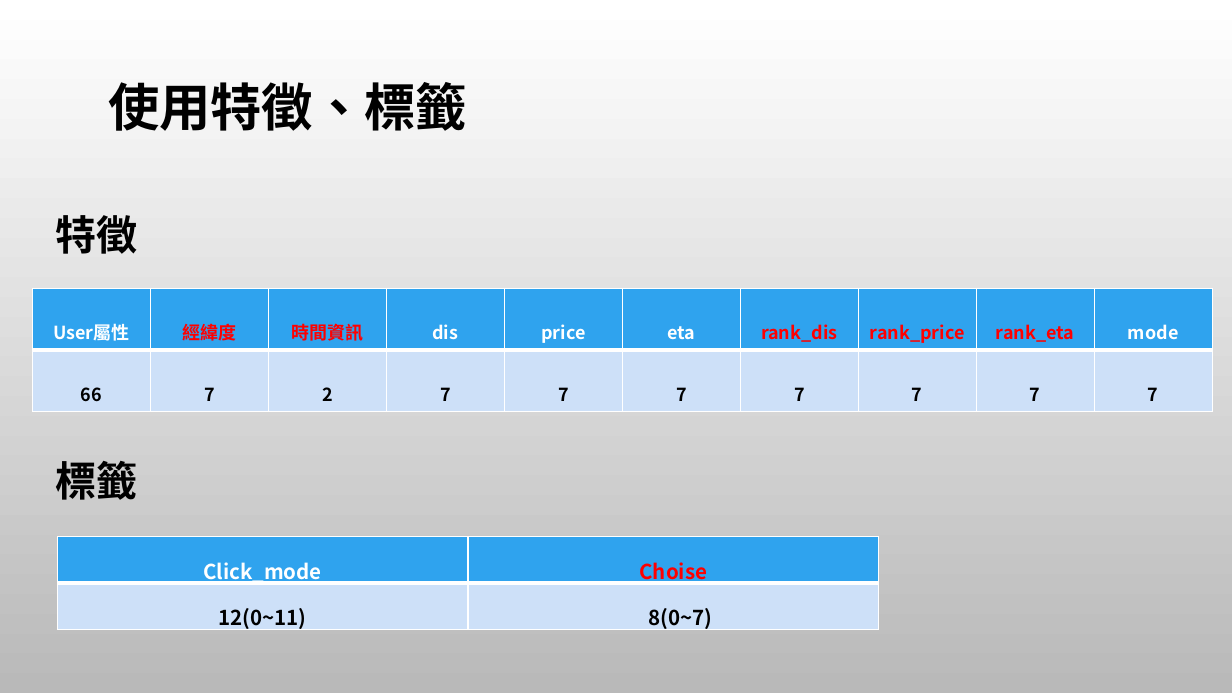
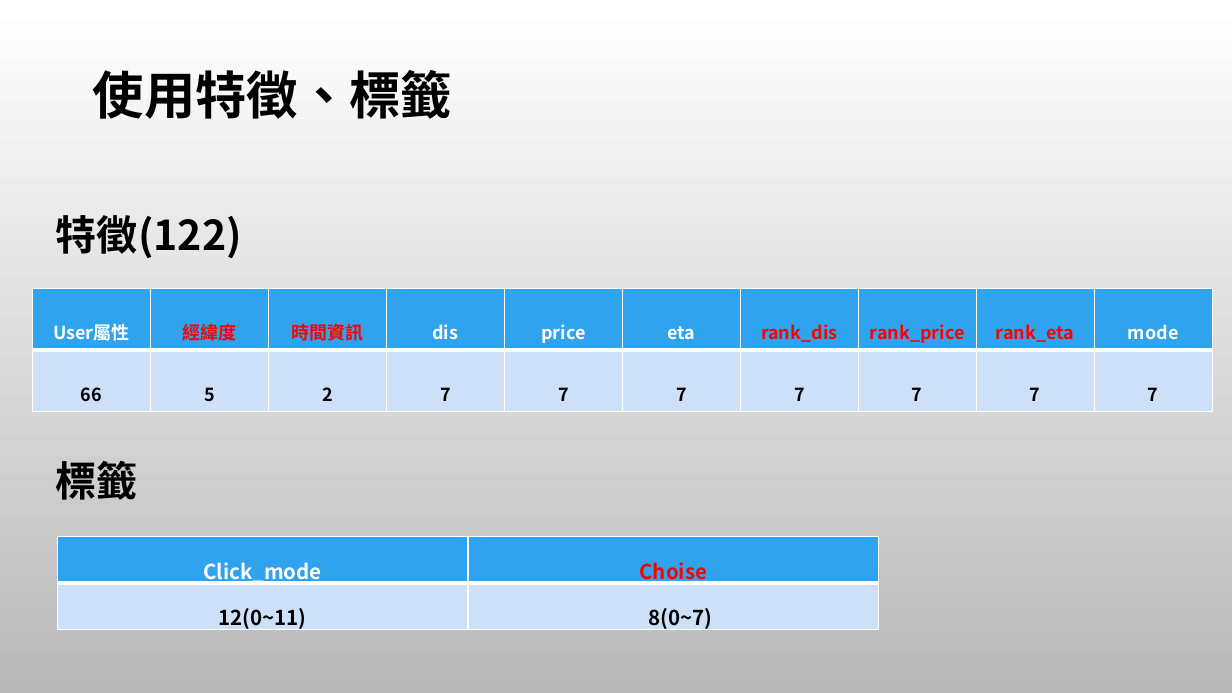
Before and after one commit to tping812/108-NN-homework2, a slide deck: slide 4 of M10715079/KDD期末報告-Sidekick Power.pptx. Drawn at 1232x693 pixels with LibreOffice and Linux fonts; fonts in the diff are those of the drawing; background and template pictures are left out. Boxes give left, top, right and bottom in pixels: in the first picture for what was removed or moved away, otherwise in the second. Text is boxed around its words. In the diff, an @@ line names an element or a change of style, - is before the commit and + after.

```diff
--- a/M10715079/KDD期末報告-Sidekick Power.pptx
+++ b/M10715079/KDD期末報告-Sidekick Power.pptx
@@ title "使用特徵、標籤": place and size @@
-title "使用特徵、標籤" at box(108, 82, 467, 131)
+title "使用特徵、標籤" at box(93, 70, 452, 119)
@@ text at box(56, 215, 242, 258): text changed @@
-特徵
+特徵(122)
@@ table at box(32, 288, 1215, 406) @@
-row 2, column 2: 7
+row 2, column 2: 5
```
Also in this commit, not shown: 3 other slides changed, 2 slides added.
